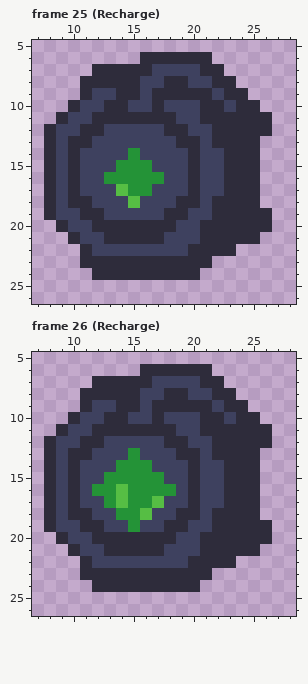
Edited in one commit: pixel-art file (src/examples/LD45/art/plasma_cannon.aseprite). Above is the file before it was changed.
32x32 pixels, 30 frames. Shown: frame 25 (Recharge): x 7..28, y 5..26; frame 26 (Recharge): x 7..28, y 5..26. The commit also changed other frames, which this record leaves out.
And afterwards:
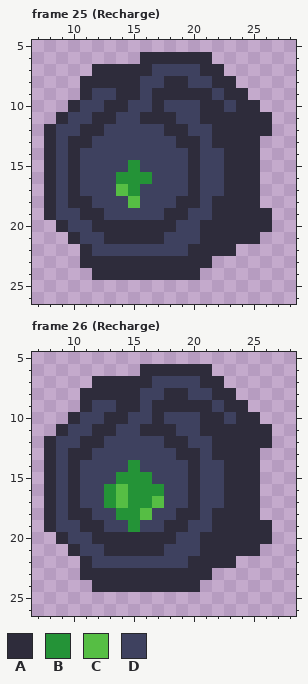
Palette (. is transparent): A #2e2c3b  B #249337  C #56be44  D #3e415f
From old to new:
--- frame 25 (Recharge), layers "water ripples", "turret"
@@ x 11..19 @@
 10 DDAADDADD
-11 DAAAAAAAD
+11 DAADDAAAD
 12 AADDDDDAA
 13 ADDDDDDDA
-14 DDDDBDDDD
-15 DDDBBBDDD
-16 DDBBBBBDD
-17 DDDCBBDDD
+14 DDDDDDDDD
+15 DDDDBDDDD
+16 DDDBBBDDD
+17 DDDCBDDDD
 18 ADDDCDDDA
--- frame 26 (Recharge), layer "turret"
@@ x 10..20 @@
 10 ADDAADDADDD
-11 DDAAAAAAADD
+11 DDAADDAAADD
 12 DAADDDDDAAD
-13 AADDDBDDDAA
-14 ADDDBBBDDDA
-15 ADDBBBBBDDA
-16 ADBBCBBBBDA
+13 AADDDDDDDAA
+14 ADDDDBDDDDA
+15 ADDDBBBDDDA
+16 ADDBCBBBDDA
 17 ADDBCBBCDDA
Changed places in both pictures, as pixel boxes (x1, y1, x2, y2):
changed: (104, 112, 164, 196)
changed: (92, 424, 176, 496)
